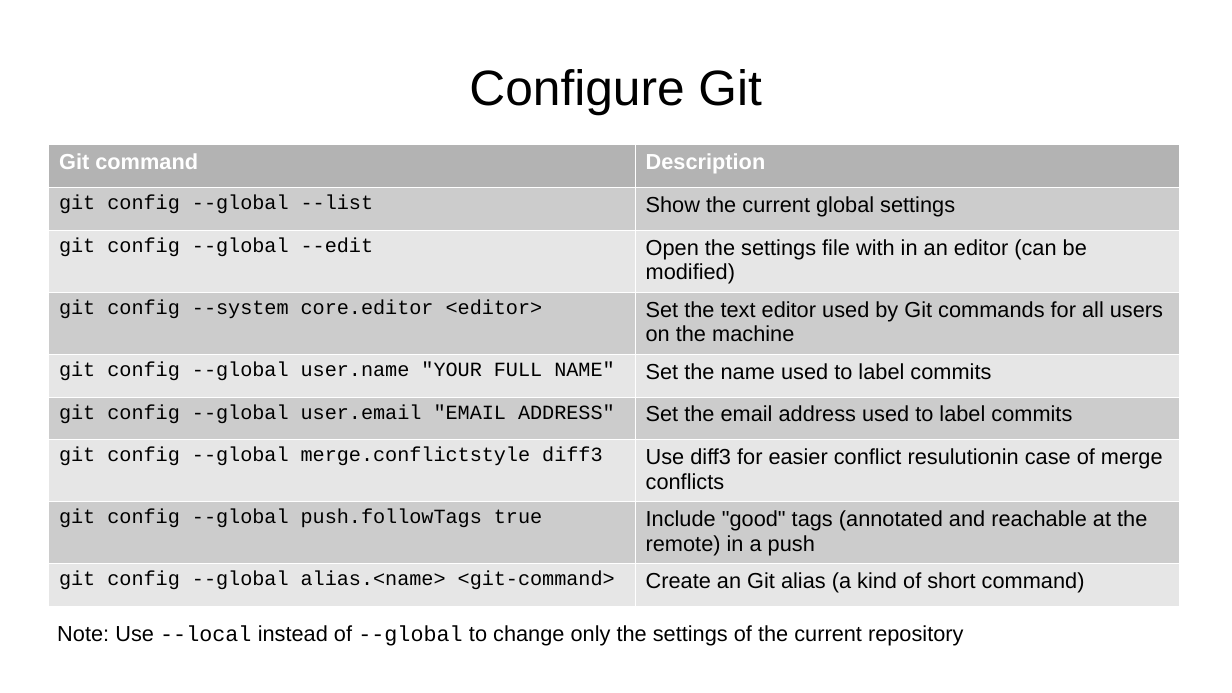
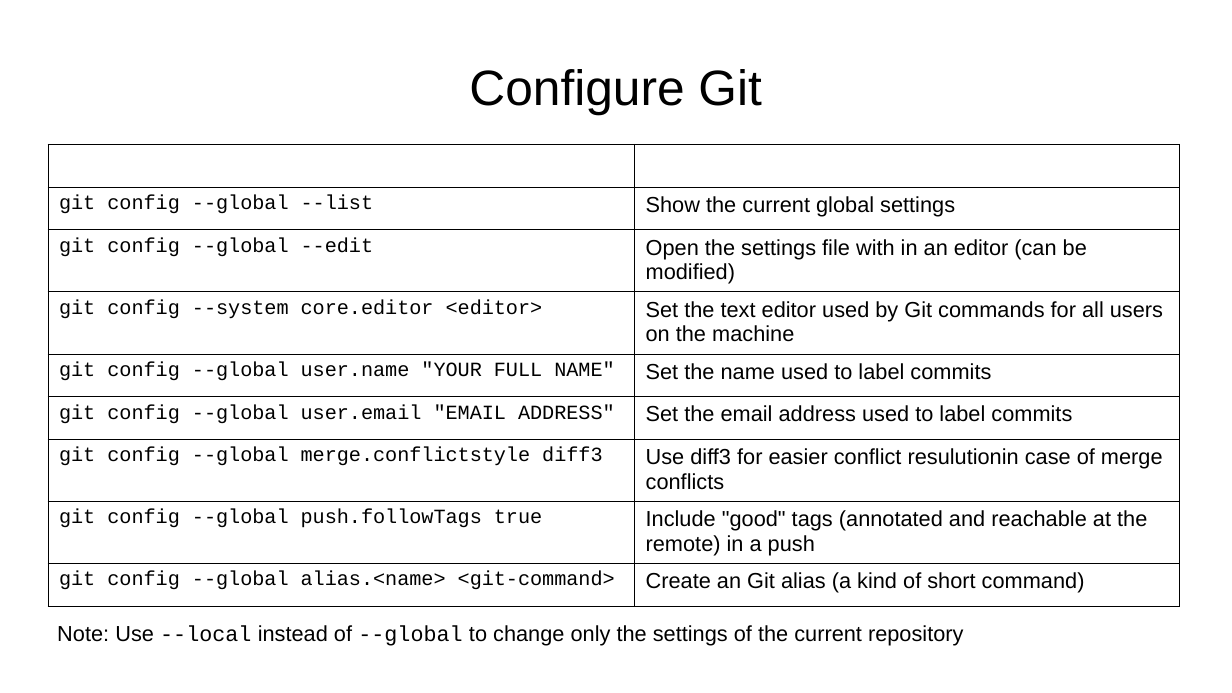
Before and after one commit to aryoda/git_essentials, a slide deck: slide 9 of Introduction to Git collaboration workflows.odp. Drawn at 1232x693 pixels with LibreOffice and Linux fonts; fonts in the diff are those of the drawing. Boxes give left, top, right and bottom in pixels: in the first picture for what was removed or moved away, otherwise in the second. Text is boxed around its words. In the diff, an @@ line names an element or a change of style, - is before the commit and + after.

```diff
--- a/Introduction to Git collaboration workflows.odp
+++ b/Introduction to Git collaboration workflows.odp
@@ table at (48,144,1179,607) @@
@@ fill #B3B3B3 to none in row 1 @@
@@ fill #CCCCCC to none in 8 cells @@
@@ fill #E6E6E6 to none in 8 cells @@
@@ borders changed @@
```
Also in this commit, not shown: 3 other slides changed, 2 slides added.
